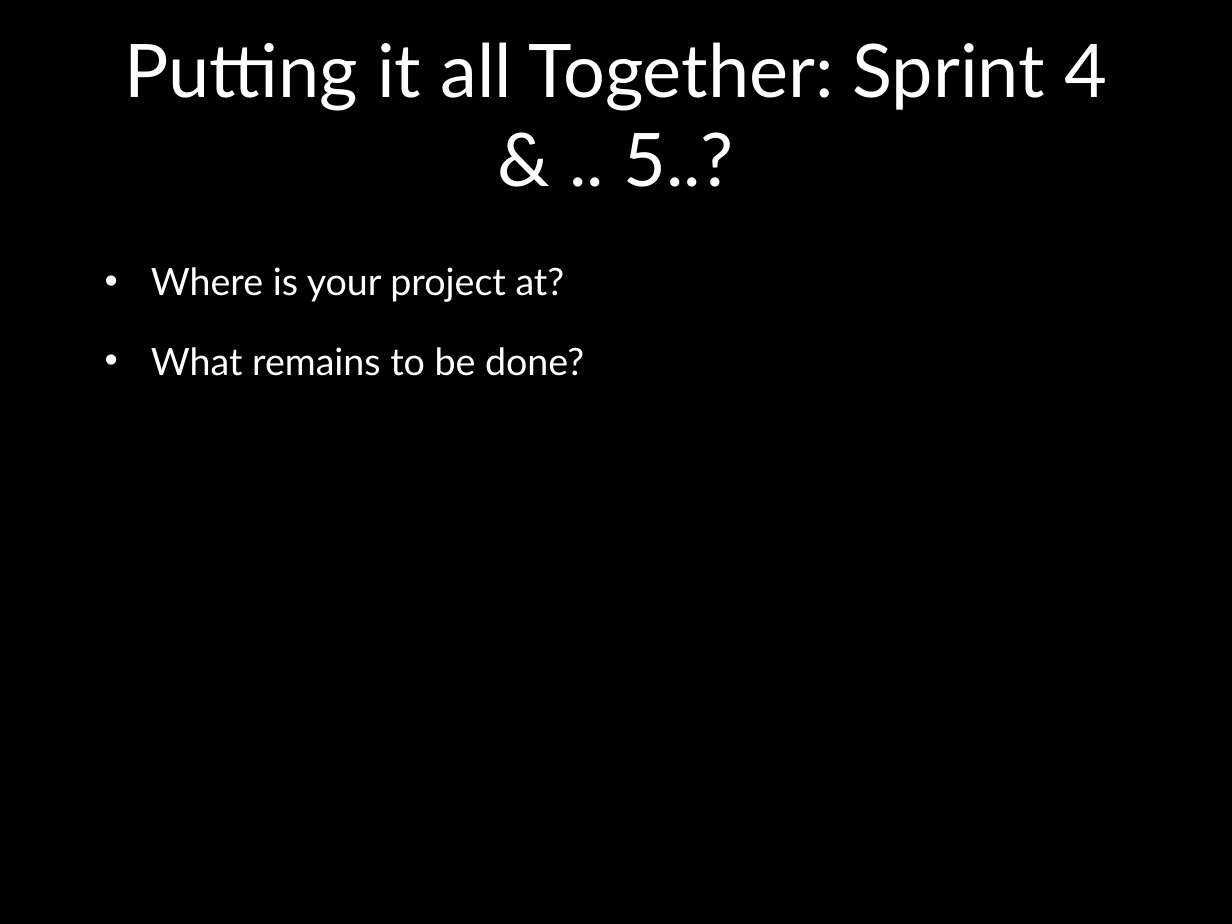
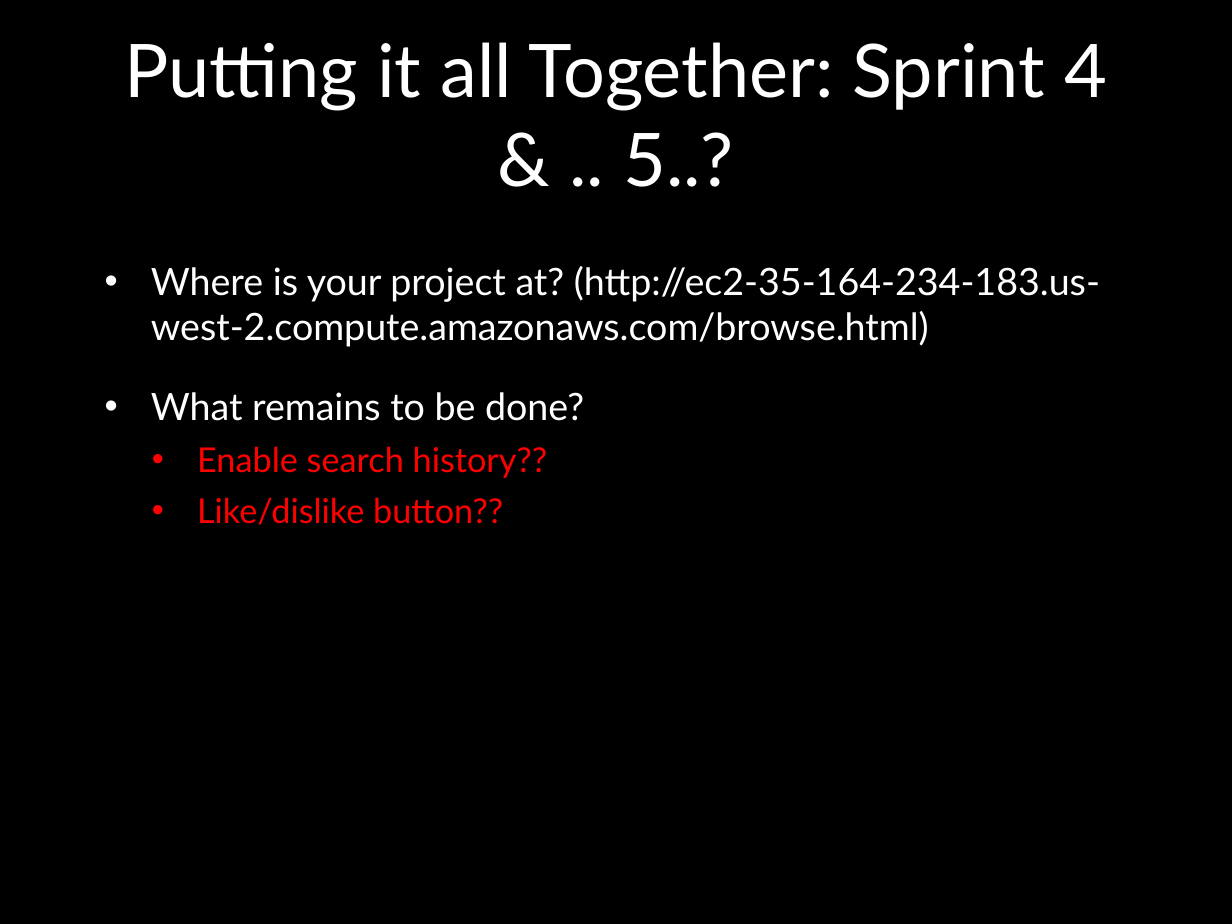
Before and after one commit to holtskinner/CS4320-FinalProject, a slide deck: slide 12 of FinalPresentationTemplate.pptx (slide 11 before the commit). Drawn at 1232x924 pixels with LibreOffice and Linux fonts; fonts in the diff are those of the drawing; background and template pictures are left out. Boxes give left, top, right and bottom in pixels: in the first picture for what was removed or moved away, otherwise in the second. Text is boxed around its words. In the diff, an @@ line names an element or a change of style, - is before the commit and + after.

Commit message:
slides update

```diff
--- a/FinalPresentationTemplate.pptx
+++ b/FinalPresentationTemplate.pptx
@@ text at [151,266,1100,347]: text changed @@
-• Where is your project at?
+• Where is your project at? (http://ec2-35-164-234-183.us-west-2.compute.amazonaws.com/browse.html)
@@ text at [197,446,548,525]: paragraphs added @@
+  • Enable search history??
+  • Like/dislike button??
```
Also in this commit, not shown: 5 other slides changed, 1 slide added.
